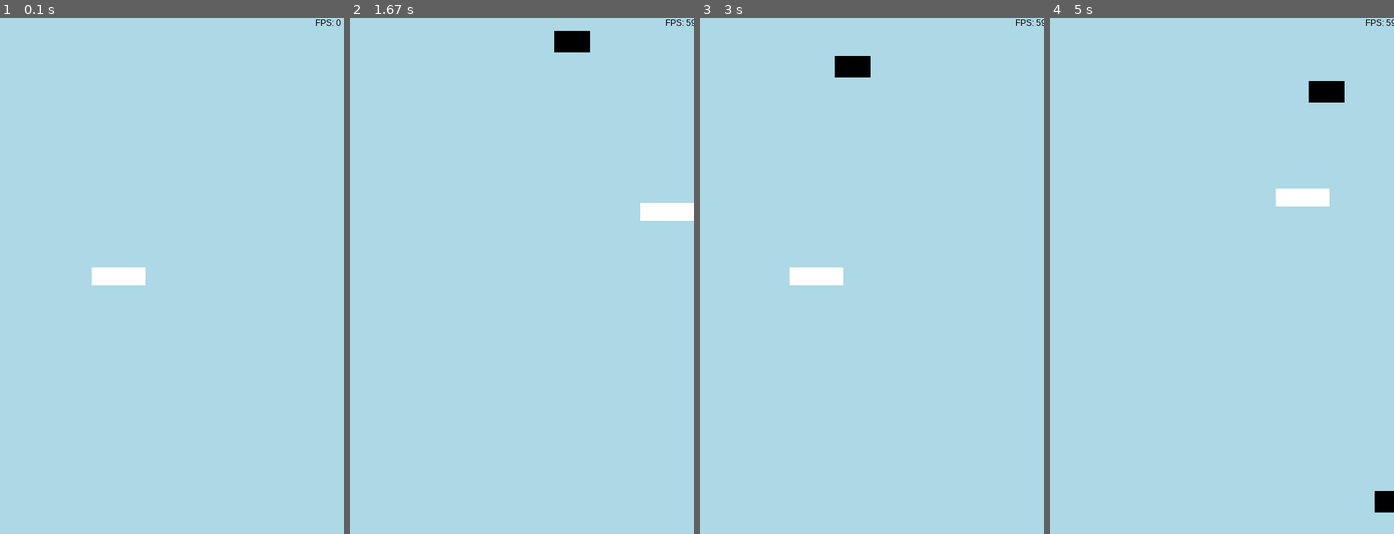
Above: before the commit, frames 1-4 (left to right).
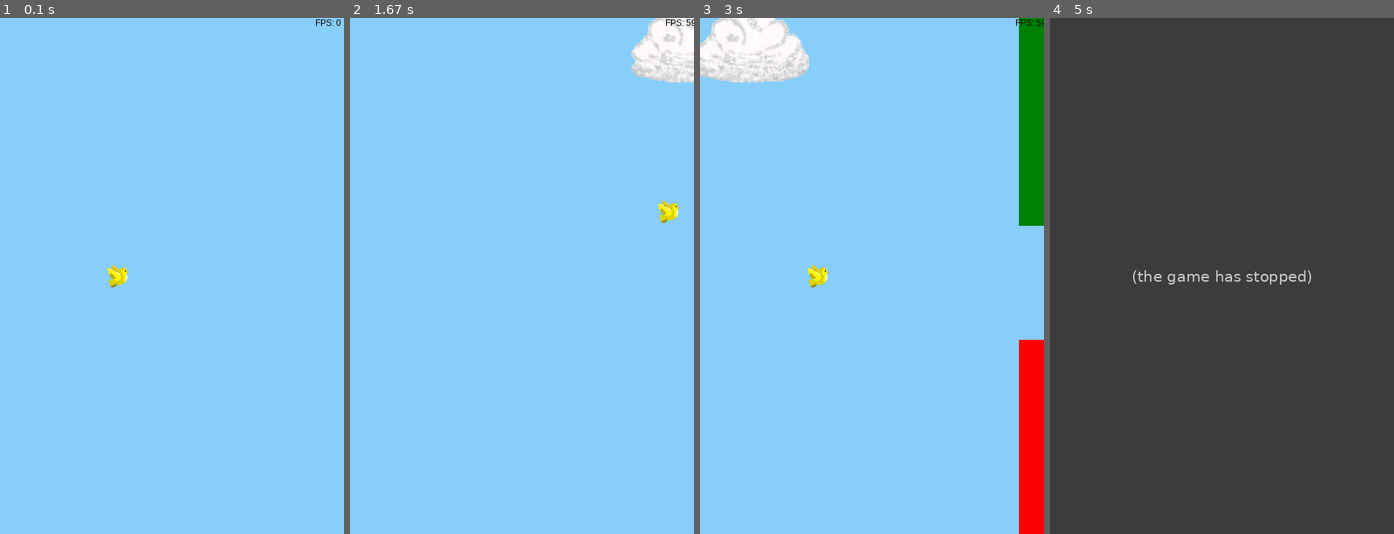
Above: after the commit, the same moments.

Repository: gcairns117/OnlineLearningProjects
Game: pygame game, started from PyGame/flappy.py
Same seed, same stepped clock (60 frames per second), same inputs: the game is played once before the commit and once after it.
Inputs:
- Up to frame 1 (0.1 s): no input
- Up to frame 2 (1.67 s): hold Right 0.33-0.8 s; hold Up 0.83-1.13 s; hold Right 1.17-1.63 s
- Up to frame 3 (3 s): hold Left 1.67-2.2 s; hold Down 2.23-2.53 s; hold Left 2.57-2.97 s
- Up to frame 4 (5 s): hold Up 3-3.37 s; hold Right 3.4-4.03 s

The runs differ from the first frame. In frame 1, 100% of the frame differs, in the area x 0-100%, y 0-100%; in frame 2, 100%; in frame 3, 100%; in frame 4, 100%.
After the commit the program exited at 4.88 s; later frames show no game.

Commit message:
added cloud sprites as background detail

Diff:
--- a/PyGame/flappy.py
+++ b/PyGame/flappy.py
@@ -48,8 +48,7 @@
 class Player(pygame.sprite.Sprite):
     def __init__(self):
         super(Player, self).__init__()
-        self.surf = pygame.Surface((75, 25))
-        self.surf.fill((255,255,255))
+        self.surf = pygame.image.load("dove.png").convert_alpha()
         self.rect = self.surf.get_rect(
             center = (SCREEN_WIDTH/2 - 75, SCREEN_HEIGHT/2)
             )
@@ -65,7 +64,7 @@
         if pressed_keys[K_RIGHT] or pressed_keys[pygame.K_d]:
             self.rect.move_ip(5, 0)
 
-    # Keep player on screen
+    # Keep player within screen
         if self.rect.left < 0:
             self.rect.left = 0
         if self.rect.right > SCREEN_WIDTH:
@@ -80,18 +79,18 @@
 class Obstacle(pygame.sprite.Sprite):
     def __init__(self):
         super(Obstacle, self).__init__()
-        self.surf = pygame.Surface((50, 30))
-        self.surf.fill((0,0,0))
+        self.surf = pygame.Surface((50, random.randint(SCREEN_HEIGHT/3, SCREEN_HEIGHT-32)))
+        self.surf.fill((0,128,0))
         # Rect is assigned random location on the screen on the right side, 20 to 100 pixels away
         # It will be somewhere between the bottom and top of screen
         self.rect = self.surf.get_rect(
             center=(
-                random.randint(SCREEN_WIDTH + 20, SCREEN_WIDTH + 100),
-                random.randint(0, SCREEN_HEIGHT)
-            )
-        )
+                SCREEN_WIDTH + 50,
+                0
+                )
+            )
         # Assign how fast obstacle sprite will move across the screen
-        self.speed = random.randint(1, 5)
+        self.speed = 2
 
 # Move the sprite based on speed
 # Remove sprite when it passes the left edge of screen
@@ -101,27 +100,69 @@
         if self.rect.right < 0:
             self.kill()
 
+# Create the bottom obstacle to mirror the top obstacle
+class BottomObstacle(pygame.sprite.Sprite):
+    def __init__(self):
+        super(BottomObstacle, self).__init__()
+        self.surf = pygame.Surface((50, random.randint(SCREEN_HEIGHT/3, SCREEN_HEIGHT-32)))
+        self.surf.fill((255,0,0))
+        self.rect = self.surf.get_rect(
+            center=(
+                SCREEN_WIDTH + 50,
+                SCREEN_HEIGHT
+            )
+        )
+        self.speed = 2
+
+    def update(self):
+        self.rect.move_ip(-self.speed, 0)
+        if self.rect.right < 0:
+            self.kill()
+
+# Adding Background Images - using and image for sprite
+class Cloud(pygame.sprite.Sprite):
+    def __init__(self):
+        super(Cloud, self).__init__()
+        self.surf = pygame.image.load("bigcloud.png").convert_alpha()
+        # Starting position randomly generated
+        self.rect = self.surf.get_rect(
+            center=(
+                random.randint(SCREEN_WIDTH + 40, SCREEN_WIDTH + 45),
+                random.randint(0, SCREEN_HEIGHT)
+            )
+        )
+    # Move the cloud based on constant speed & remove cloud once it has passed left edge of screen
+    def update(self):
+        self.rect.move_ip(-5, 0)
+        if self.rect.right < 0:
+            self.kill()
+
 # Instantiate player object
 player = Player()
 
 # Creating a custom event for creating a new obstacle
 ADDOBSTACLE = pygame.USEREVENT + 1
 # Timer calls ADDOBSTACLE event in specified milliseconds
-pygame.time.set_timer(ADDOBSTACLE, 1000)
+pygame.time.set_timer(ADDOBSTACLE, 2500)
+
+#Creating custom event for clouds
+ADDCLOUD = pygame.USEREVENT + 2
+pygame.time.set_timer(ADDCLOUD, 1500)
 
 # Creating sprite groups to hold all obstacle sprites & another for all sprites
 # Obstacle group to be used for collision dectection & position updates
 # All sprites group to be used for rendering
 obstacles = pygame.sprite.Group()
 all_sprites = pygame.sprite.Group()
-all_sprites.add(player)
+# New group to hold cloud sprites
+clouds = pygame.sprite.Group()
 
 # Game Loop
 running = True      # Bool control variable to keep game loop running
 while running:      # Starts the event handler
 
     # Fill the background with light blue to replicate the sky
-    screen.fill((173, 216, 230))        # takes tuple rgb colour value
+    screen.fill((135, 206, 250))        # takes tuple rgb colour value
 
     # Loop through every active event
     for event in pygame.event.get():
@@ -135,11 +176,16 @@
                 running = False
         # Add new obstacle
         elif event.type == ADDOBSTACLE:
-            # Create a new obstacle and add it to sprite groups
-            new_obstacle = Obstacle()
-            obstacles.add(new_obstacle)
-            all_sprites.add(new_obstacle)
-
+            # Create new obstacles and add them to sprite groups
+            t_obstacle = Obstacle()
+            b_obstacle = BottomObstacle()
+            obstacles.add(t_obstacle, b_obstacle)
+            all_sprites.add(t_obstacle, b_obstacle)
+        # Add new cloud
+        elif event.type == ADDCLOUD:
+            newCloud = Cloud()
+            clouds.add(newCloud)
+            all_sprites.add(newCloud)
 
     # Get the set of keys pressed and check for user input
     pressed_keys = pygame.key.get_pressed()
@@ -147,16 +193,23 @@
     player.update(pressed_keys)
     # Update obstacle location / position
     obstacles.update()
+    # Update clouds
+    clouds.update()
 
     # blit() places top left corner of surface or at location given
-    # Draw all sprites
-    for i in all_sprites:
+    # Draw cloud sprites first before obstacles for the are in background
+    for i in clouds:
         screen.blit(i.surf, i.rect)
+    for i in obstacles:
+        screen.blit(i.surf, i.rect)
+    #blit player after everything else to enure sprite is visible
+    screen.blit(player.surf, player.rect)
+
 
     #Check for collisions between obstacle and player
     if pygame.sprite.spritecollideany(player, obstacles):
         # If so, stop the game for 1000 milliseconds and end loop
-        pygame.time.wait(5000)
+        pygame.time.wait(1000)
         running = False
 
     #draw the getFPS function to coordinates 0,0 (top left)
Binary file added: PyGame/bigcloud.png
Binary file added: PyGame/cloud.png
Binary file added: assets/dove.png
